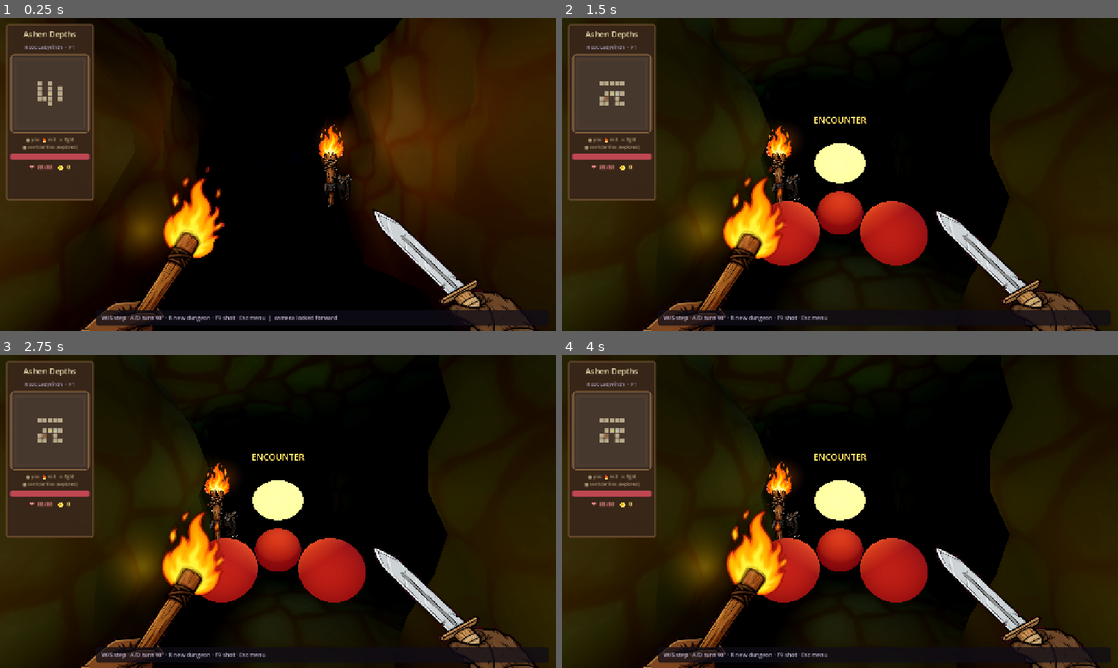
Above: before the commit, frames 1-4 (two rows, left to right).
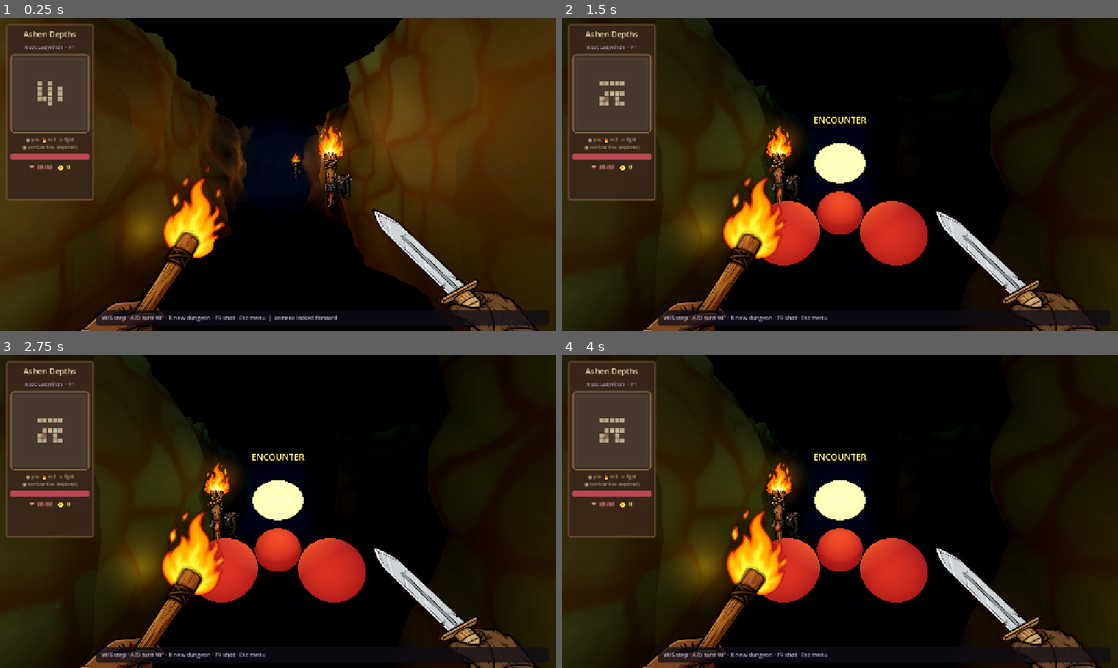
Above: after the commit, the same moments.

Repository: maikalpandas-lgtm/ashen-depths
Game: Godot game, scene res://scenes/main.tscn
Two runs of this game, one before a commit and one after it. Both use one fixed random seed, a clock stepped at 60 frames per second and the inputs below.
Inputs (mouse positions are in pixels of both pictures, inside the frame that each line leads up to):
- Up to frame 1 (0.25 s): no input
- Up to frame 2 (1.5 s): tap Enter at 0.5 s; move the mouse to (867, 174) at 0.52 s; hold R (regenerate_dungeon) 0.53-1.28 s; hold W (move_forward) from 0.53 s (still down); click (867, 174) at 0.67 s; tap Space at 1.25 s; move the mouse to (812, 174) at 1.27 s; tap B at 1.35 s
- Up to frame 3 (2.75 s): keep holding W (move_forward); move the mouse to (289, 505) at 2.02 s; tap C at 2.1 s
- Up to frame 4 (4 s): keep holding W (move_forward); move the mouse to (834, 517) at 2.77 s; tap E at 2.85 s; click (834, 517) at 2.92 s; move the mouse to (878, 514) at 3.52 s; tap F at 3.6 s

The runs differ from the first frame. In frame 1, 8.1% of the frame differs, in the area x 23-92%, y 4-76%; in frame 2, 4.8%; in frame 3, 4.8%; in frame 4, 4.7%.

Commit message:
fix: white fringe on cut sprites; back off the darkness
- sprite_cutter despill only tested a magenta-specific heuristic (g < 150),
  so a WHITE key left its anti-aliased ramp as a bright outline. Add a
  key-agnostic distance test; torch.png bright-edge pixels 39.9% -> 1.2%
- corridors went unreadable: raise ambient 0.3 -> 0.62, fog end 7 -> 13
  with a gentler curve, torch range back up, and lift the AO floors
  (0.04 -> 0.16 floor, 0.08 -> 0.2 wall base) that were crushing to black

Diff:
--- a/scenes/main.tscn
+++ b/scenes/main.tscn
@@ -9,25 +9,25 @@
 background_mode = 1
 background_color = Color(0.012, 0.03, 0.055, 1)
 ambient_light_source = 2
-ambient_light_color = Color(0.16, 0.34, 0.44, 1)
-ambient_light_energy = 0.3
+ambient_light_color = Color(0.17, 0.36, 0.46, 1)
+ambient_light_energy = 0.62
 tonemap_mode = 2
 glow_enabled = true
-glow_intensity = 0.32
-glow_bloom = 0.02
-glow_hdr_threshold = 1.25
+glow_intensity = 0.4
+glow_bloom = 0.03
+glow_hdr_threshold = 1.2
 fog_enabled = true
 fog_mode = 1
-fog_light_color = Color(0.018, 0.045, 0.075, 1)
+fog_light_color = Color(0.04, 0.09, 0.13, 1)
 fog_sun_scatter = 0.0
 fog_density = 1.0
-fog_aerial_perspective = 0.9
+fog_aerial_perspective = 0.65
 fog_sky_affect = 1.0
 fog_height = 0.0
 fog_height_density = 0.0
-fog_depth_curve = 1.7
-fog_depth_begin = 0.9
-fog_depth_end = 7.0
+fog_depth_curve = 1.15
+fog_depth_begin = 2.6
+fog_depth_end = 13.0
 adjustment_enabled = true
 adjustment_brightness = 0.97
 adjustment_contrast = 1.14
--- a/scripts/dungeon_generator.gd
+++ b/scripts/dungeon_generator.gd
@@ -502,7 +502,7 @@
 	# Wide, slow ramp. The old easing (1-(1-t)^2 then smoothstep) shot back to
 	# full brightness within ~0.3m of the wall, so the contact band was invisible.
 	var t: float = pow(1.0 - _wall_near(wx, wz, cell_size * 0.62), 0.55)
-	return lerpf(0.04, 1.0, t)
+	return lerpf(0.16, 1.0, t)
 
 
 ## Distance from a world point to the nearest solid cell, in world units.
@@ -783,7 +783,7 @@
 	var floor_t := clampf(v / 0.35, 0.0, 1.0)
 	floor_t = floor_t * floor_t * (3.0 - 2.0 * floor_t)
 	# Darker contact near floor — deep cave, not lit hallway
-	var ao := lerpf(0.08, 0.92, floor_t)
+	var ao := lerpf(0.2, 0.95, floor_t)
 	var roof_t := clampf((1.0 - v) / 0.22, 0.0, 1.0)
 	roof_t = roof_t * roof_t
 	ao *= lerpf(0.55, 1.0, 1.0 - roof_t)
--- a/scripts/torch_sprites.gd
+++ b/scripts/torch_sprites.gd
@@ -144,9 +144,9 @@
 	light.light_color = Color(1.0, 0.66, 0.34)
 	# Tight warm pool: the rock must stay teal a couple of cells out, otherwise
 	# 400 torches wash the whole cave to yellow.
-	light.light_energy = 2.4
-	light.omni_range = 5.6
-	light.omni_attenuation = 1.5
+	light.light_energy = 3.2
+	light.omni_range = 7.2
+	light.omni_attenuation = 1.2
 	light.shadow_enabled = false
 	light.position = Vector3(0.0, 0.66, -0.42)
 	holder.add_child(light)
@@ -217,9 +217,9 @@
 	var light := OmniLight3D.new()
 	light.name = "HandTorchLight"
 	light.light_color = Color(1.0, 0.78, 0.45)
-	light.light_energy = 2.6
-	light.omni_range = 6.2
-	light.omni_attenuation = 1.4
+	light.light_energy = 3.4
+	light.omni_range = 7.8
+	light.omni_attenuation = 1.15
 	light.shadow_enabled = false
 	light.position = Vector3(0.06, 0.12, 0.28)
 	left.add_child(light)
Binary file changed: assets/textures/masters/prop_wall_torch.png
Binary file changed: assets/textures/torch.png
Not shown, changed: tools/sprite_cutter.py
